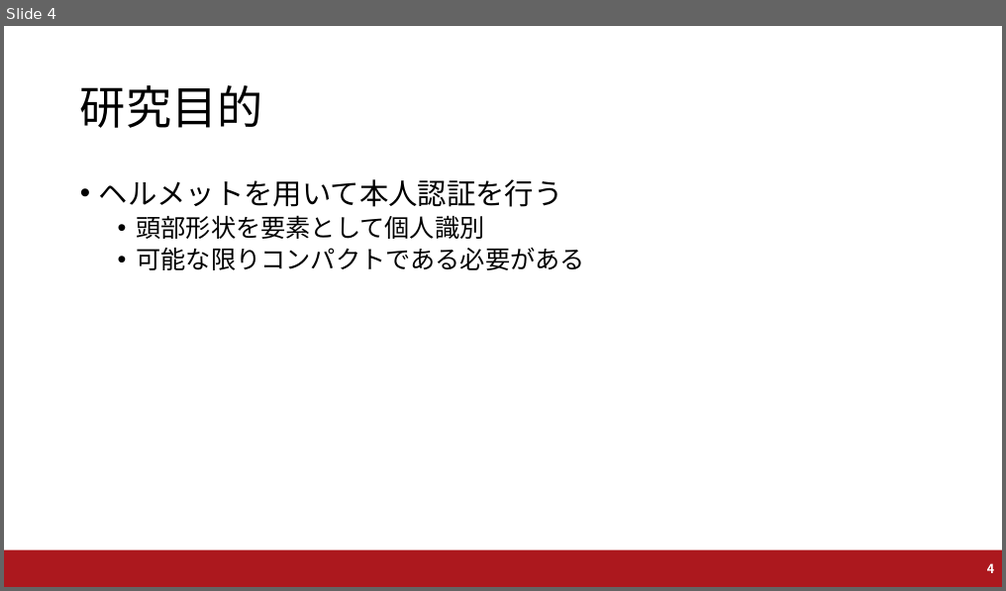
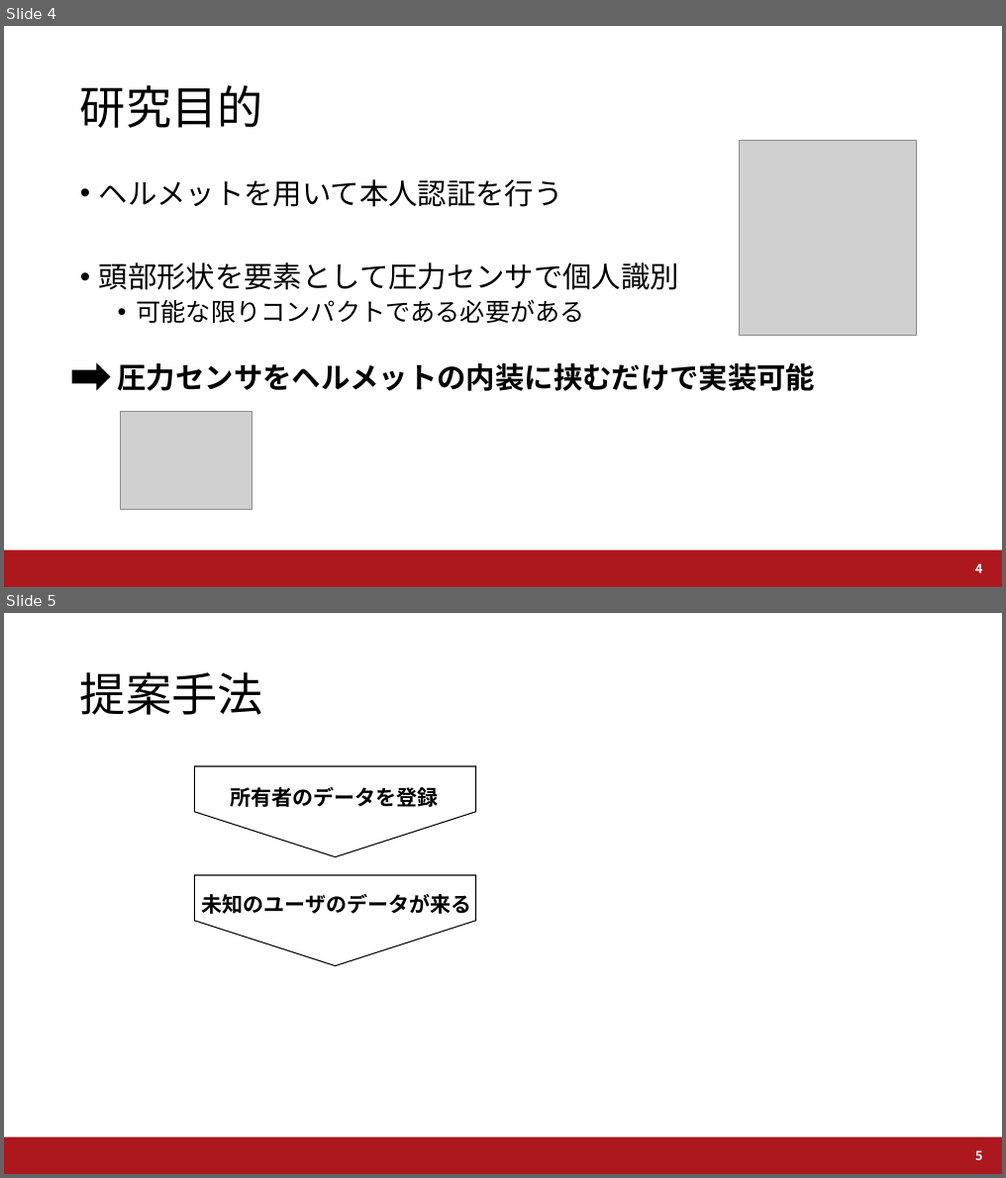
Before and after one commit to a2h1r0/lab, a slide deck: UWW2019/UWW2019_Fujii.pptx. Shown one above the other, each under a label of ours: slide 4 before the commit, slides 4 and 5 after it. The pictures are 1006x591 and 1006x1178 pixels, drawn with LibreOffice and Linux fonts; fonts in the diff are those of the drawing; grey boxes stand for pictures; background and template pictures are left out. Boxes give left, top, right and bottom in pixels: in the first picture for what was removed or moved away, otherwise in the second. Text is boxed around its words. In the diff, an @@ line names an element or a change of style, - is before the commit and + after.

```diff
--- a/UWW2019/UWW2019_Fujii.pptx
+++ b/UWW2019/UWW2019_Fujii.pptx
@@ slide 5 added at bbox=[4, 613, 1002, 1174], background #FFFFFF; not listed: 1 template element that a slide beside it also shows @@
@@ title added at bbox=[80, 672, 263, 715], 44 pt, text #000000 @@
+提案手法
@@ pentagon arrow added at bbox=[194, 766, 476, 858], fill #FFFFFF, outline #000000 1 pt @@
@@ text added at bbox=[230, 787, 438, 807], 20 pt, text #000000, bold @@
+所有者のデータを登録
@@ pentagon arrow added at bbox=[194, 875, 476, 966], fill #FFFFFF, outline #000000 1 pt @@
@@ text added at bbox=[202, 894, 472, 914], 20 pt, text #000000, bold @@
+未知のユーザのデータが来る
@@ page number added at bbox=[975, 1151, 982, 1160], 12 pt, text #FFFFFF, bold @@
+5
@@ slide 4 changed as well @@
@@ picture added at bbox=[740, 140, 916, 335] @@
@@ text at bbox=[99, 263, 679, 290]: text changed; size 24 to 28 pt @@
-  • 頭部形状を要素として個人識別
+• 頭部形状を要素として圧力センサで個人識別
@@ right arrow added at bbox=[73, 365, 110, 390], fill #000000, outline #000000 1 pt @@
@@ text at bbox=[118, 364, 816, 391]: paragraph added @@
+  圧力センサをヘルメットの内装に挟むだけで実装可能
@@ picture added at bbox=[120, 411, 252, 510] @@
@@ page number: place and size @@
-page number at bbox=[987, 564, 994, 573]
+page number at bbox=[975, 564, 982, 573]
```
Also in this commit, not shown: 3 other slides changed, 5 other files.
